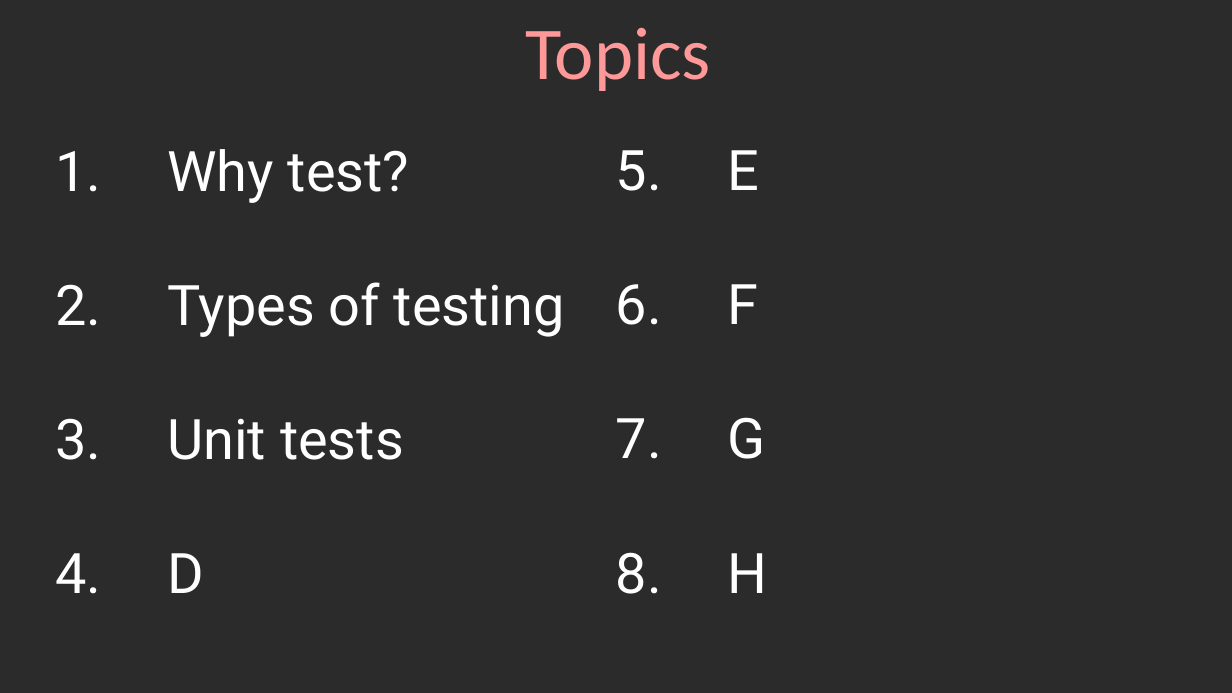
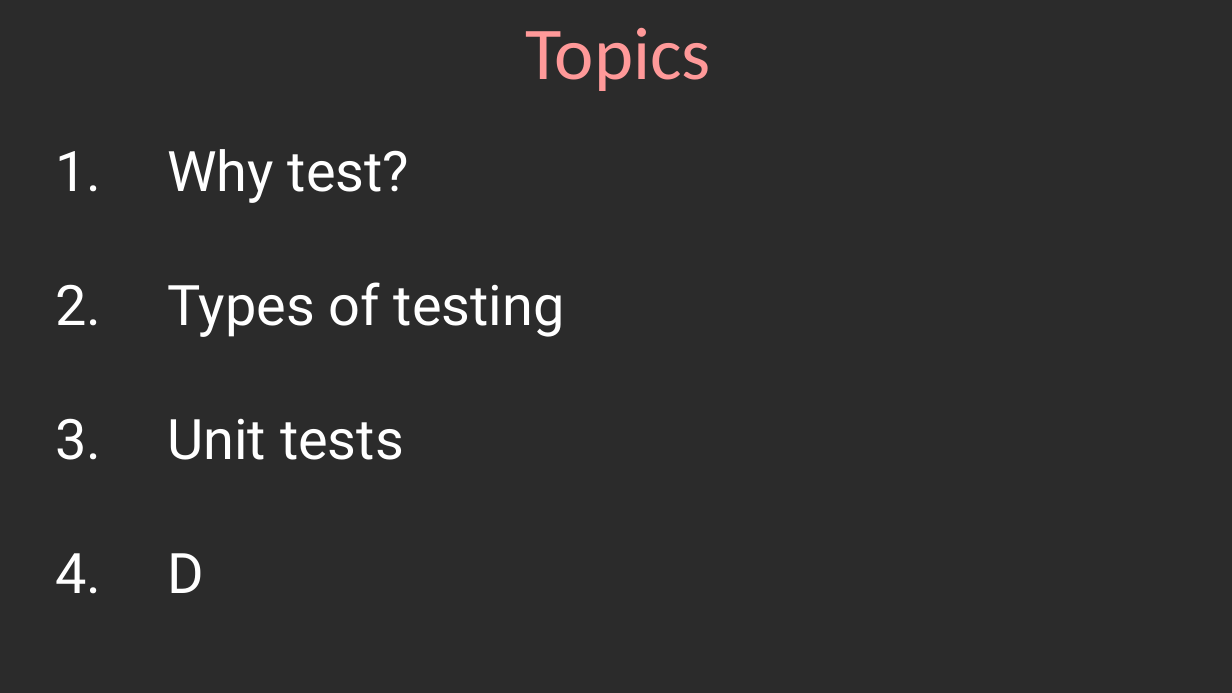
Before and after one commit to mariamhabib/CS250-Data-Structures, a slide deck: slide 3 of Lectures/Slides/Testing.odp. Drawn at 1232x693 pixels with LibreOffice and Linux fonts; fonts in the diff are those of the drawing; background and template pictures are left out; a plain dark background stands for a picture behind light text. Boxes give left, top, right and bottom in pixels: in the first picture for what was removed or moved away, otherwise in the second. Text is boxed around its words. In the diff, an @@ line names an element or a change of style, - is before the commit and + after.

```diff
--- a/Lectures/Slides/Testing.odp
+++ b/Lectures/Slides/Testing.odp
@@ text removed at [616, 150, 768, 594] @@
-5. E
-6. F
-7. G
-8. H
```
Also in this commit, not shown: 6 other slides changed, 15 slides added, 2 slides removed, 2 other files.
